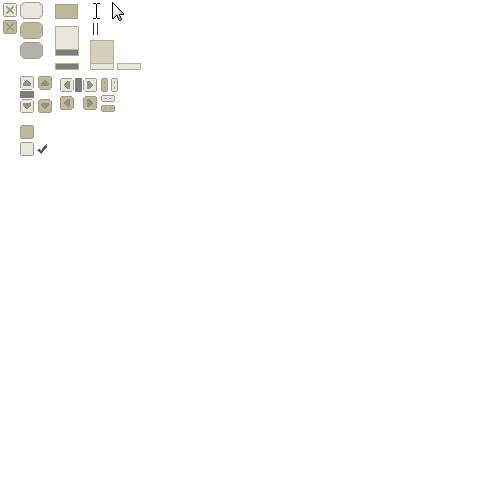
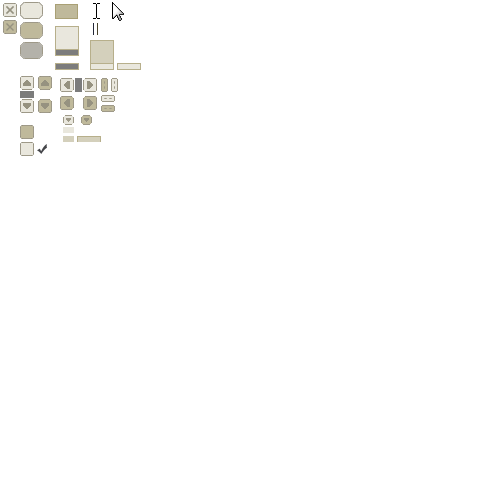
Layers edited between the first and the second 500 x 500 image:
added group "Listbox" with 2 layers in group "Components" over [63, 115, 101, 142]
added layer "Itembackground" in group "Listbox" over [77, 115, 101, 142]
added layer "Background" (1st of 2, in "Components" › "Listbox") in group "Listbox" over [63, 136, 74, 142]
added group "Combobox" with 3 layers in group "Components" over [63, 115, 92, 133]
added layer "Background" (2nd of 2, in "Components" › "Combobox") in group "Combobox" over [63, 127, 74, 133]
added layer "Down pressed" (2nd of 2, in "Components" › "Combobox") in group "Combobox" over [81, 115, 92, 125]
added layer "Down" (2nd of 2, in "Components" › "Combobox") in group "Combobox" over [63, 115, 74, 125]
